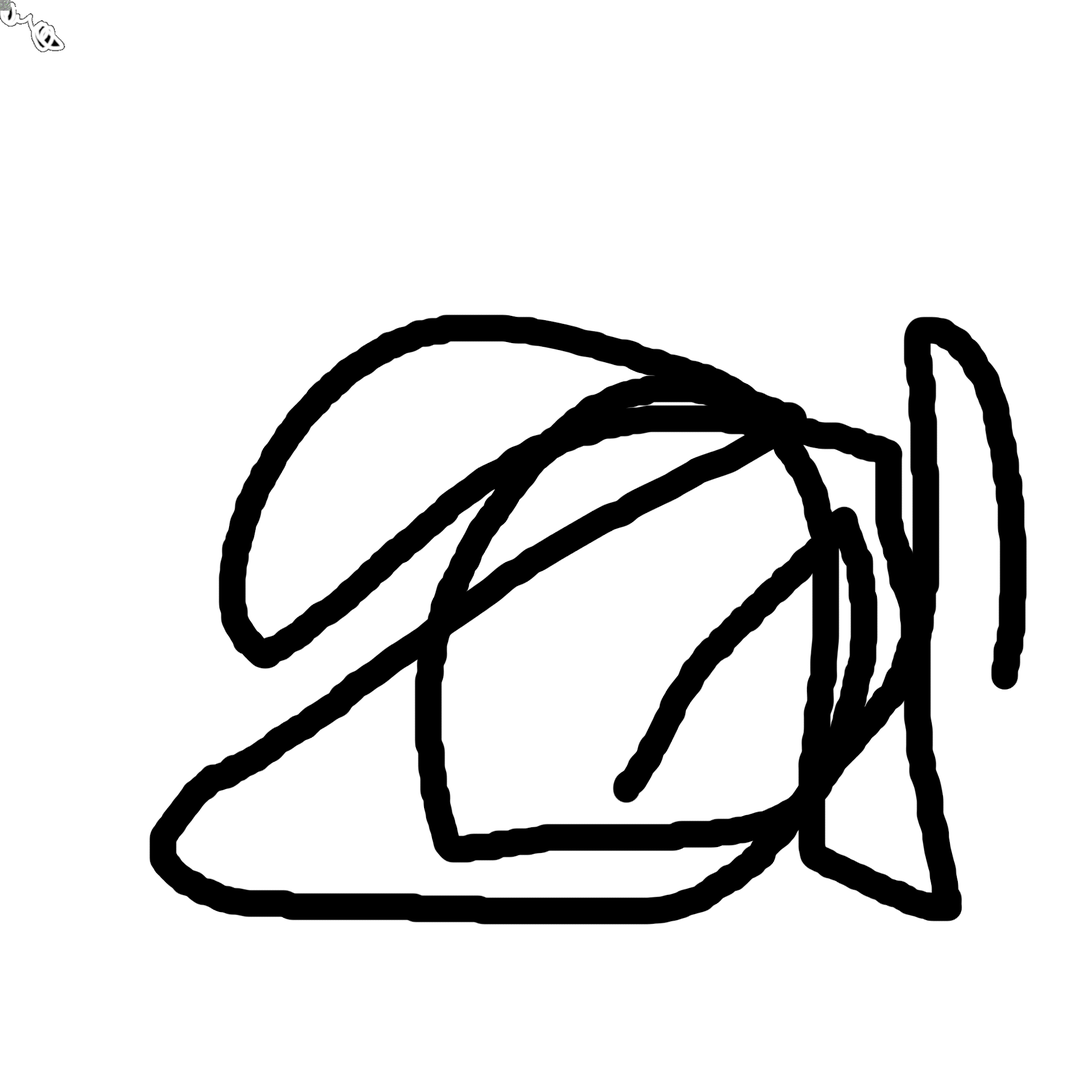
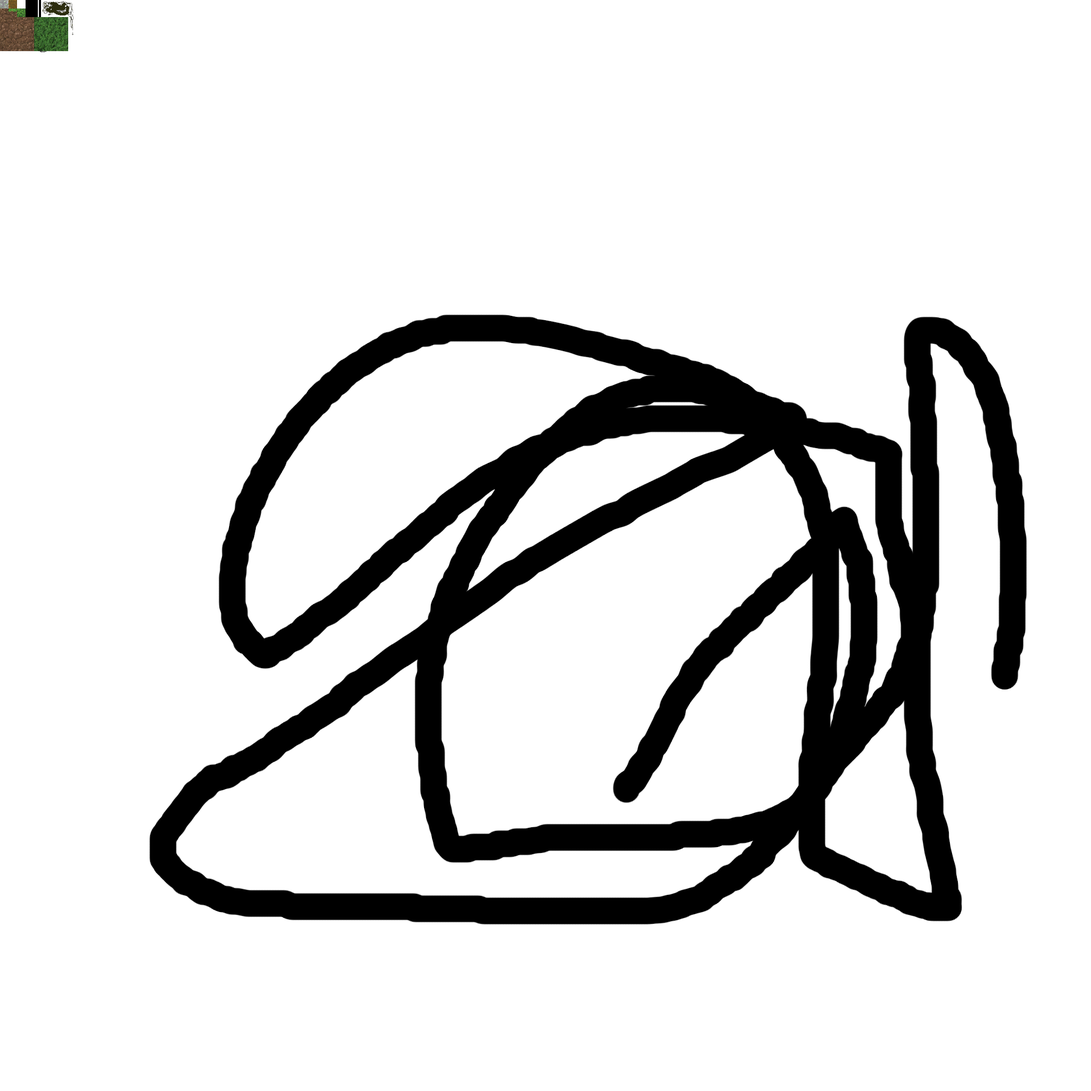
Before/after of a (1091, 1091) layered artwork. What changed in the layer stack:
painted on "Background" over <box>0,0,74,52</box>
